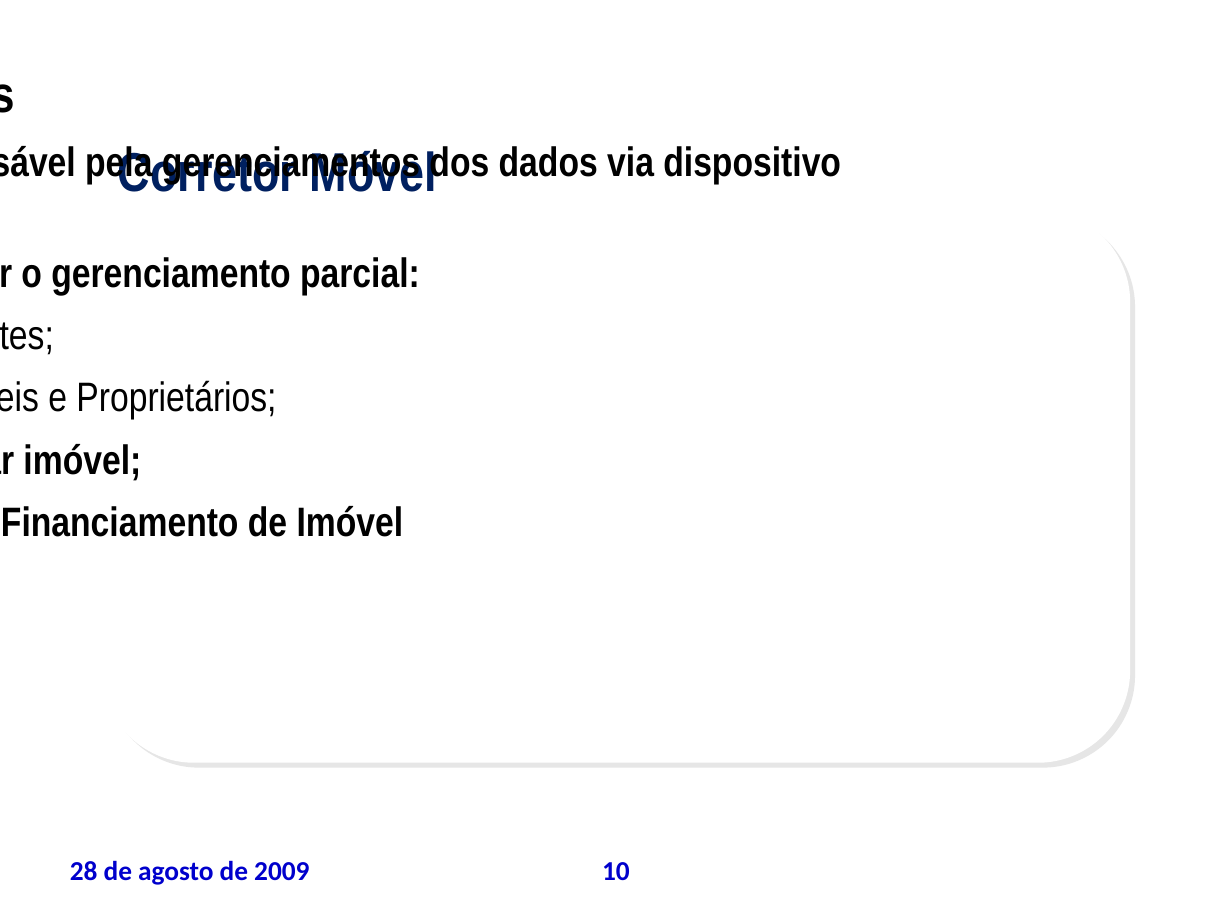
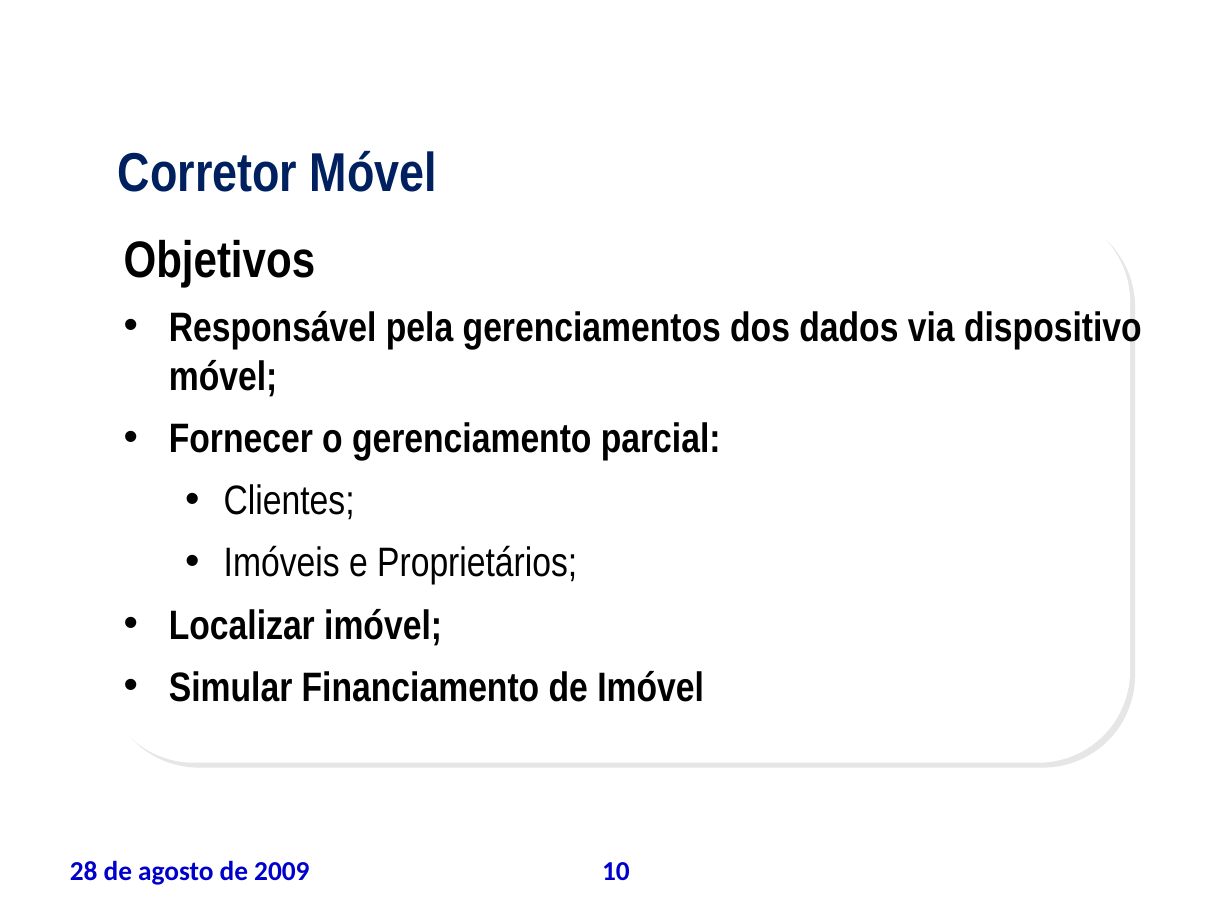
Before and after one commit to leoevaristo/psa20092, a slide deck: slide 10 of ARTEFATOS/TAP_apresentacao.ppt. Drawn at 1232x924 pixels with LibreOffice and Linux fonts; fonts in the diff are those of the drawing; background and template pictures are left out. Boxes give left, top, right and bottom in pixels: in the first picture for what was removed or moved away, otherwise in the second. Text is boxed around its words. In the diff, an @@ line names an element or a change of style, - is before the commit and + after.

```diff
--- a/ARTEFATOS/TAP_apresentacao.ppt
+++ b/ARTEFATOS/TAP_apresentacao.ppt
@@ text "Objetivos" rewrapped from <box>1,142,841,537</box> to <box>124,239,1142,702</box> @@
```
Also in this commit, not shown: 9 other slides changed.
